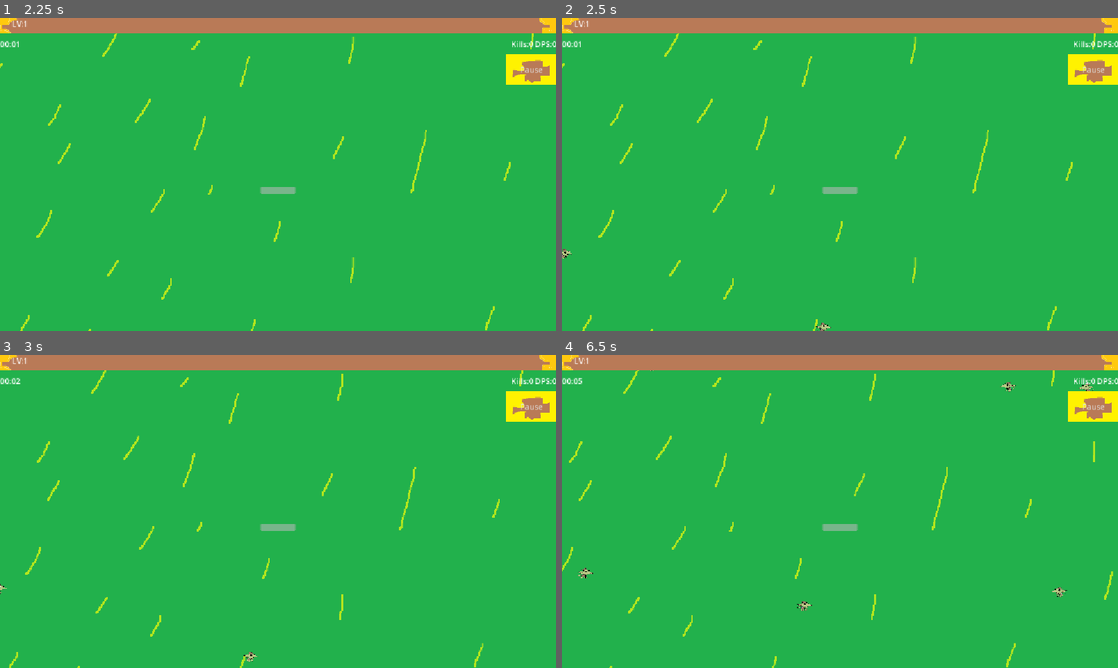
Above: before the commit, frames 1-4 (two rows, left to right).
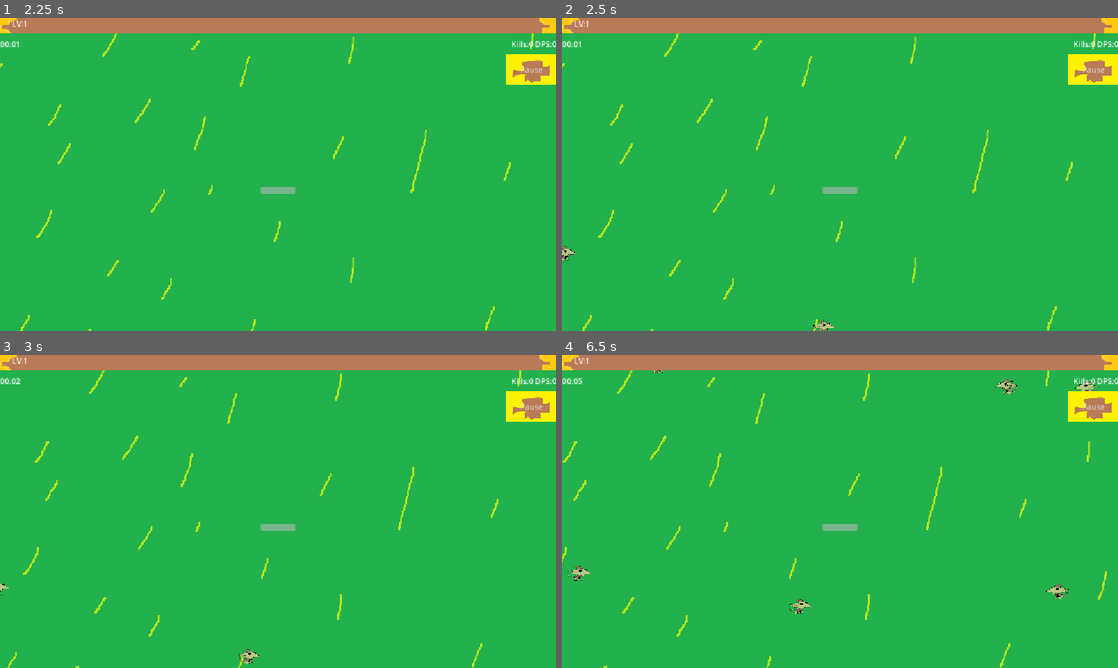
Above: after the commit, the same moments.

Repository: flowerFawn/XP-Based-Leveling
Game: Godot game, scene res://scenes/world.tscn
Two runs of this game, one before a commit and one after it. Both use one fixed random seed, a clock stepped at 60 frames per second and the inputs below. This scene is started directly instead of the project's main scene. Sound files missing from this copy of the repository are replaced by a short silence.
Inputs (mouse positions are in pixels of both pictures, inside the frame that each line leads up to):
- Up to frame 1 (2.25 s): click (278, 174) at 0.5 s; click "Pause" at 1.25 s; click "Continue" at 2 s
- Up to frame 2 (2.5 s): no input
- Up to frame 3 (3 s): tap Enter at 2.75 s; move the mouse to (400, 495) at 2.77 s; hold D (player_right) from 2.78 s (still down); hold Shift from 2.78 s (still down); click (400, 495) at 2.92 s
- Up to frame 4 (6.5 s): release D (player_right) at 3.5 s; release Shift at 3.5 s; drag from (728, 527) to (784, 649) at 3.52 s; move the mouse to (895, 442) at 4.27 s; hold D (player_right) 4.28-5 s; tap Z at 4.35 s; drag from (812, 574) to (984, 370) at 5.02 s; move the mouse to (1006, 558) at 5.77 s; hold A (player_left) from 5.78 s (still down); tap Tab at 5.85 s

Frame 1 is identical in both runs. In frame 2, 0.1% of the frame differs, in the area x 0-50%, y 72-100%; in frame 3, 1.1%; in frame 4, 1.9%, in the area x 0-100%, y 4-100%.
Error in both runs: Invalid access to property or key 'starting_ability_pool' on a base object of type 'Nil'. (res://scripts/player.gd:58)

Commit message:
added angry goblin boss

Diff:
--- a/resources/characters/archmage.tres
+++ b/resources/characters/archmage.tres
@@ -20,6 +20,9 @@
 }, {
 "duration": 1.0,
 "texture": ExtResource("3_h05kn")
+}, {
+"duration": 1.0,
+"texture": ExtResource("3_5cdnv")
 }],
 "loop": 1,
 "name": &"walk",
--- /dev/null
+++ b/resources/enemy types/dragon/fire.tres
@@ -0,0 +1,32 @@
+[gd_resource type="Resource" script_class="EnemyType" format=3 uid="uid://buioiep2k6dh8"]
+
+[ext_resource type="Texture2D" uid="uid://c5ldgtqdphs2w" path="res://assets/enemies/fire.png" id="1_horyf"]
+[ext_resource type="Resource" uid="uid://cs835w0gccdg6" path="res://resources/movement types/static.tres" id="1_rwy6f"]
+[ext_resource type="Script" uid="uid://58cfsa1tna1q" path="res://scripts/resources/base resources/enemy_type.gd" id="1_yb02a"]
+
+[sub_resource type="SpriteFrames" id="SpriteFrames_i4c7i"]
+animations = [{
+"frames": [{
+"duration": 1.0,
+"texture": ExtResource("1_horyf")
+}],
+"loop": 1,
+"name": &"default",
+"speed": 5.0
+}]
+
+[sub_resource type="CircleShape2D" id="CircleShape2D_d7nbq"]
+
+[resource]
+script = ExtResource("1_yb02a")
+enemy_name = "Fire"
+power_level = 0
+movement_type = ExtResource("1_rwy6f")
+hitstop_time = 0.0
+contact_damage = 10.0
+damage_cooldown = 0.1
+base_health = 100000.0
+collision = SubResource("CircleShape2D_d7nbq")
+animations = SubResource("SpriteFrames_i4c7i")
+disappear_time = 60.0
+metadata/_custom_type_script = "uid://58cfsa1tna1q"
--- /dev/null
+++ b/resources/enemy types/dragon/tremor.tres
@@ -0,0 +1,34 @@
+[gd_resource type="Resource" script_class="EnemyType" format=3 uid="uid://ba7jhwdm1eqxj"]
+
+[ext_resource type="Script" uid="uid://58cfsa1tna1q" path="res://scripts/resources/base resources/enemy_type.gd" id="1_7qyke"]
+[ext_resource type="Texture2D" uid="uid://bfbyokdpmtu8a" path="res://assets/enemies/tremor.png" id="1_tk2s7"]
+[ext_resource type="Resource" uid="uid://cj6251nhvsiy8" path="res://resources/movement types/straight_enemy_movement.tres" id="2_ndp43"]
+
+[sub_resource type="SpriteFrames" id="SpriteFrames_tk2s7"]
+animations = [{
+"frames": [{
+"duration": 1.0,
+"texture": ExtResource("1_tk2s7")
+}],
+"loop": 1,
+"name": &"default",
+"speed": 5.0
+}]
+
+[sub_resource type="CircleShape2D" id="CircleShape2D_j6rsm"]
+radius = 30.0
+
+[resource]
+script = ExtResource("1_7qyke")
+enemy_name = "tremor"
+movement_type = ExtResource("2_ndp43")
+speed = 150.0
+hitstop_time = 0.0
+contact_damage = 20.0
+base_health = 100000.0
+collision = SubResource("CircleShape2D_j6rsm")
+animations = SubResource("SpriteFrames_tk2s7")
+disappear_time = 15.0
+dies_on_collision = true
+avoidant = false
+metadata/_custom_type_script = "uid://58cfsa1tna1q"
--- /dev/null
+++ b/resources/enemy types/event/angry_goblin.tres
@@ -0,0 +1,40 @@
+[gd_resource type="Resource" script_class="EnemyType" format=3 uid="uid://0grtet4mh0rg"]
+
+[ext_resource type="Script" uid="uid://58cfsa1tna1q" path="res://scripts/resources/base resources/enemy_type.gd" id="1_5brwy"]
+[ext_resource type="Texture2D" uid="uid://c4v3jaxhkmbyi" path="res://assets/enemies/angry.png" id="1_i75wl"]
+[ext_resource type="Script" uid="uid://dnh1inx0mt37h" path="res://scripts/resources/inherited resources/enemy movement types/e_movement_straight.gd" id="2_tei8v"]
+[ext_resource type="Script" uid="uid://bdq57gu2a8j4d" path="res://scripts/enemy scripts/e_script_angry.gd" id="4_tei8v"]
+
+[sub_resource type="SpriteFrames" id="SpriteFrames_tei8v"]
+animations = [{
+"frames": [{
+"duration": 1.0,
+"texture": ExtResource("1_i75wl")
+}],
+"loop": 1,
+"name": &"default",
+"speed": 5.0
+}]
+
+[sub_resource type="CircleShape2D" id="CircleShape2D_i75wl"]
+
+[sub_resource type="Resource" id="Resource_4g0as"]
+script = ExtResource("2_tei8v")
+metadata/_custom_type_script = "uid://dnh1inx0mt37h"
+
+[resource]
+script = ExtResource("1_5brwy")
+enemy_name = "Angry Goblin"
+power_level = 3
+movement_type = SubResource("Resource_4g0as")
+speed = 200.0
+hitstop_time = 0.3
+contact_damage = 20.0
+damage_cooldown = 1.0
+xp_reward = 20.0
+base_health = 300.0
+collision = SubResource("CircleShape2D_i75wl")
+animations = SubResource("SpriteFrames_tei8v")
+unique_script = ExtResource("4_tei8v")
+avoidant = false
+metadata/_custom_type_script = "uid://58cfsa1tna1q"
--- a/resources/enemy types/sub 10 min/high_grunt.tres
+++ b/resources/enemy types/sub 10 min/high_grunt.tres
@@ -27,7 +27,7 @@
 contact_damage = 30.0
 damage_cooldown = 5.0
 xp_reward = 10.0
-base_health = 500.0
+base_health = 350.0
 collision = SubResource("CircleShape2D_spm0e")
 animations = SubResource("SpriteFrames_mrr0y")
 metadata/_custom_type_script = "uid://58cfsa1tna1q"
--- a/resources/enemy types/sub 10 min/mid_grunt.tres
+++ b/resources/enemy types/sub 10 min/mid_grunt.tres
@@ -27,7 +27,7 @@
 contact_damage = 25.0
 damage_cooldown = 5.0
 xp_reward = 4.0
-base_health = 350.0
+base_health = 200.0
 collision = SubResource("CircleShape2D_spm0e")
 animations = SubResource("SpriteFrames_pvqki")
 metadata/_custom_type_script = "uid://58cfsa1tna1q"
--- /dev/null
+++ b/resources/movement types/static.tres
@@ -0,0 +1,7 @@
+[gd_resource type="Resource" script_class="EnemyMovementStatic" format=3 uid="uid://cs835w0gccdg6"]
+
+[ext_resource type="Script" uid="uid://gwce71g83tno" path="res://scripts/resources/inherited resources/enemy movement types/e_movement_static.gd" id="1_jij34"]
+
+[resource]
+script = ExtResource("1_jij34")
+metadata/_custom_type_script = "uid://gwce71g83tno"
--- a/scripts/enemy scripts/base_enemy.gd
+++ b/scripts/enemy scripts/base_enemy.gd
@@ -100,7 +100,7 @@
 	new_enemy_instance.node_sprite = AnimatedSprite2D.new()
 	new_enemy_instance.node_sprite.material = preload("uid://dwb5iwax2p8kn")
 	#this is so the 200x200 pixel sprites by default take up the 100x100 pixel space we want them to
-	new_enemy_instance.node_sprite.scale = Vector2(0.5, 0.5)
+	new_enemy_instance.node_sprite.scale = Vector2(0.75, 0.75)
 	new_enemy_instance.node_collision = CollisionShape2D.new()
 	new_enemy_instance.y_sort_enabled = true
 	if enemy_type.flying:
--- /dev/null
+++ b/scripts/enemy scripts/e_script_angry.gd
@@ -0,0 +1,11 @@
+extends Enemy
+class_name EnemyAngry
+
+var current_velocity:Vector2 = Vector2.ZERO
+
+func do_movement(delta: float, all_enemies:Array[Enemy]) -> void:
+	if dying or hitstopped:
+		return
+	current_velocity += (current_desired_direction * active_speed * delta)
+	move(current_velocity * delta)
+	print(current_velocity)
--- a/scripts/game_controller.gd
+++ b/scripts/game_controller.gd
@@ -25,7 +25,9 @@
 	preload("uid://bssmo6phtbsds"):func (x) -> float: return -0.0005 * (x-340) * (x-600), #12 - high goblin 3
 	preload("uid://bsmucuhc10knl"):func (x) -> float: return -0.0002 * (x-360) * (x-590), #12 - high grunt
 	preload("uid://dt45jm2b3fh5k"):func (x) -> float: return -0.0003 * (x-360) * (x-590), #12 - high hammer
-	preload("uid://b45uv8ytc8ydn"):func (x) -> float: if x > 600: return 10 else: return false #13 placeholder strong
+	preload("uid://b45uv8ytc8ydn"):func (x) -> float: if x > 600 and x < 900: return 10 else: return false, #13 placeholder strong
+	preload("uid://buioiep2k6dh8"):func (x) -> float: if x > 900: return 10 else: return false, #13 placeholder strong
+	preload("uid://ba7jhwdm1eqxj"):func (x) -> float: if x > 900: return 10 else: return false #13 placeholder strong
 })
 ##The most recently calculated enemy weights, based on enemy type weight functions array
 var enemy_type_current_weight_array:PackedFloat32Array = PackedFloat32Array([])
@@ -109,13 +111,14 @@
 	match event_count:
 		0:
 			if time_elapsed >= 60:
+				do_event(&"spawn_boss", load("uid://0grtet4mh0rg"))
 				do_event(&"swarm", null, 50)
 		1:
 			if time_elapsed >= 120:
 				do_event(&"swarm", null, 50)
 		2:
 			if time_elapsed >= 240:
-				do_event(&"spawn_boss", load("uid://x3677epydygv"))
+				do_event(&"spawn_boss", load("uid://0grtet4mh0rg"))
 		3:
 			if time_elapsed >= 360:
 				do_event(&"spawn_boss", load("uid://x3677epydygv"), 3)
--- a/scripts/player.gd
+++ b/scripts/player.gd
@@ -7,7 +7,7 @@
 @export var node_input_buffer_timer:Timer
 @export var node_fake_background:TextureRect
 
-var speed:int = 350
+var speed:int = 400
 var active_health:float = 100:
 	set(value):
 		if value >= active_health:
--- /dev/null
+++ b/scripts/resources/inherited resources/enemy movement types/e_movement_static.gd
@@ -0,0 +1,5 @@
+extends EnemyMovementType
+class_name EnemyMovementStatic
+
+func get_enemy_direction(enemy_position:Vector2, player_position:Vector2) -> Vector2:
+	return Vector2.ZERO
Binary file added: assets/enemies/angry.png
Not shown, added: assets/enemies/angry.png.import
Binary file added: assets/enemies/fire.png
Not shown, added: assets/enemies/fire.png.import
Binary file added: assets/enemies/tremor.png
Not shown, added: assets/enemies/tremor.png.import
Not shown, added: scripts/enemy scripts/e_script_angry.gd.uid
Not shown, added: scripts/resources/inherited resources/enemy movement types/e_movement_static.gd.uid
Not shown, added: assets/enemies/angry.png~
Not shown, added: assets/enemies/fire.png~
Not shown, added: assets/enemies/tremor.png~
